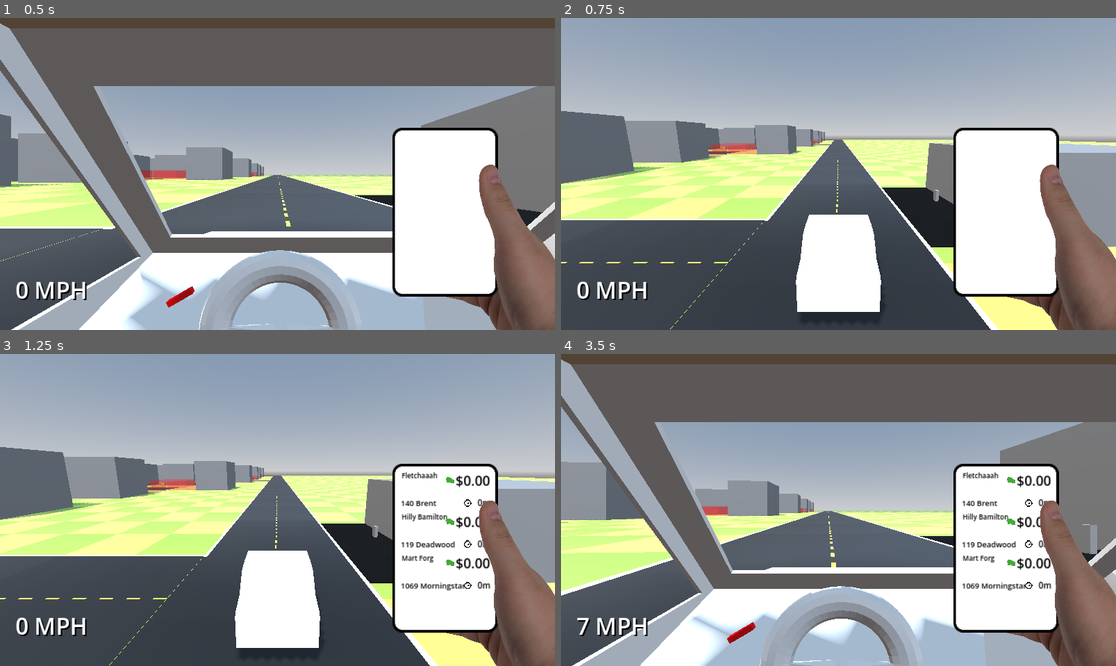
Above: before the commit, frames 1-4 (two rows, left to right).
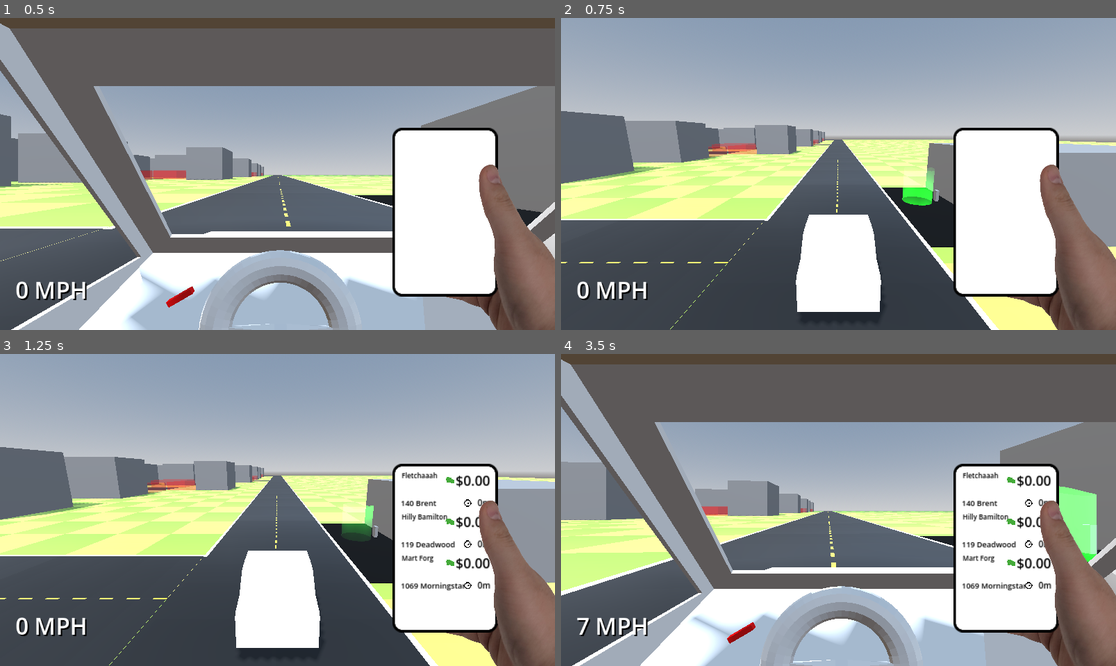
Above: after the commit, the same moments.

Repository: AndrewHamel111/SISGameJam2026
Game: Godot game, scene res://scenes/world.tscn
The game is run twice, just before and just after one commit, with the same random seed, the same clock (stepped at 60 frames per second) and the same inputs.
Inputs:
- Up to frame 1 (0.5 s): no input
- Up to frame 2 (0.75 s): tap Enter at 0.5 s; hold D (turn_right) from 0.53 s (still down); tap P (camera_toggle) at 0.6 s
- Up to frame 3 (1.25 s): keep holding D (turn_right)
- Up to frame 4 (3.5 s): tap U (phone_confirm) at 1.25, 1.35, 2, 2.75, 2.85 s; release D (turn_right) at 1.28 s; hold Space (brake) 1.28-2.03 s; hold D (turn_right) 2.03-2.78 s; tap P (camera_toggle) at 2.1 s; hold W (accelerate) from 2.78 s (still down)

Frame 1 is identical in both runs. In frame 2, 0.4% of the frame differs, in the area x 61-68%, y 47-61%; in frame 3, 0.4%; in frame 4, 1.1%, in the area x 89-97%, y 42-67%.

Commit message:
Gas station zone shader.

Diff:
--- /dev/null
+++ b/resources/materials/zone.gdshader
@@ -0,0 +1,32 @@
+shader_type spatial;
+render_mode cull_disabled, blend_add;
+
+uniform vec4 glow_color : source_color = vec4(0.0, 1.0, 0.0, 1.0);
+uniform float max_height = 10.0;
+
+varying vec3 world_position;
+
+void vertex() {
+	// Called for every vertex the material is visible on.
+	world_position = (MODEL_MATRIX * vec4(VERTEX, 1.0)).xyz;
+}
+
+void fragment() {
+	// Called for every pixel the material is visible on.
+	vec2 uv = UV;
+	float scaled_time = TIME * 4.0;
+
+	float height = (world_position.y) + sin(scaled_time + world_position.x*5.0 + world_position.z*5.0) * 0.05;
+	if(height > max_height)
+		discard;
+
+	float tone = sin(scaled_time + world_position.y) / 2.0 + 0.8;
+	vec3 color = glow_color.rgb * tone;
+	ALBEDO = vec3(0.0, 1.0, 0.0) * color;
+	ALPHA = clamp(tone, 0.0, 1.0);
+}
+
+//void light() {
+//	// Called for every pixel for every light affecting the material.
+//	// Uncomment to replace the default light processing function with this one.
+//}
--- /dev/null
+++ b/resources/materials/zone_material.tres
@@ -0,0 +1,9 @@
+[gd_resource type="ShaderMaterial" format=3 uid="uid://utrwrlx3w6dq"]
+
+[ext_resource type="Shader" uid="uid://buov7p607i0yk" path="res://resources/materials/zone.gdshader" id="1_p75yd"]
+
+[resource]
+render_priority = 0
+shader = ExtResource("1_p75yd")
+shader_parameter/glow_color = Color(0, 1, 0, 1)
+shader_parameter/max_height = 0.16
--- a/scenes/gas_station.tscn
+++ b/scenes/gas_station.tscn
@@ -1,6 +1,7 @@
 [gd_scene format=3 uid="uid://b1qr3gehd25ry"]
 
 [ext_resource type="Script" uid="uid://coxwtjffndt64" path="res://scripts/gas_station.gd" id="1_h7ese"]
+[ext_resource type="Material" uid="uid://utrwrlx3w6dq" path="res://resources/materials/zone_material.tres" id="2_jwdhq"]
 
 [sub_resource type="StandardMaterial3D" id="StandardMaterial3D_ql7fd"]
 albedo_color = Color(0, 0, 0, 1)
@@ -15,8 +16,12 @@
 [sub_resource type="BoxMesh" id="BoxMesh_jwdhq"]
 size = Vector3(0.2, 0.4, 0.1)
 
+[sub_resource type="CylinderMesh" id="CylinderMesh_6hev2"]
+material = ExtResource("2_jwdhq")
+height = 100.0
+
 [sub_resource type="BoxShape3D" id="BoxShape3D_jwdhq"]
-size = Vector3(1.295105, 0.50891113, 0.9091797)
+size = Vector3(1, 2, 1)
 
 [node name="gas_station" type="Node3D" unique_id=497510875]
 script = ExtResource("1_h7ese")
@@ -35,8 +40,12 @@
 
 [node name="pump_area" type="Area3D" parent="." unique_id=998508788]
 
-[node name="pump_area_shape" type="CollisionShape3D" parent="pump_area" unique_id=1381658670]
-transform = Transform3D(1, 0, 0, 0, 1, 0, 0, 0, 1, -0.5459269, 0.24554443, -0.9052547)
+[node name="MeshInstance3D" type="MeshInstance3D" parent="pump_area" unique_id=2116097165]
+transform = Transform3D(1, 0, 0, 0, 1, 0, 0, 0, 1, -0.593, 50, -0.876)
+mesh = SubResource("CylinderMesh_6hev2")
+
+[node name="CollisionShape3D" type="CollisionShape3D" parent="pump_area" unique_id=1142943130]
+transform = Transform3D(1, 0, 0, 0, 1, 0, 0, 0, 1, -0.593, 0.99571943, -0.876)
 shape = SubResource("BoxShape3D_jwdhq")
 
 [connection signal="body_entered" from="pump_area" to="." method="_on_area_3d_body_entered"]
--- a/scripts/gas_station.gd
+++ b/scripts/gas_station.gd
@@ -10,6 +10,16 @@
 
 # Called every frame. 'delta' is the elapsed time since the previous frame.
 func _process(_delta: float) -> void:
+	var player := get_node("/root/World/Player") as Player
+	var player_pos := player.transform.origin
+	var distance_to_player := transform.origin.distance_to(player_pos)
+	var height := pow(distance_to_player, 1) * 0.3
+	var mesh_instance := get_node("pump_area/MeshInstance3D")
+	if mesh_instance:
+		var mesh := mesh_instance.mesh as Mesh;
+		var material := mesh.material as Material
+		if material:
+			material.set_shader_parameter("max_height", height)
 	pass
 
 
Not shown, added: resources/materials/zone.gdshader.uid
